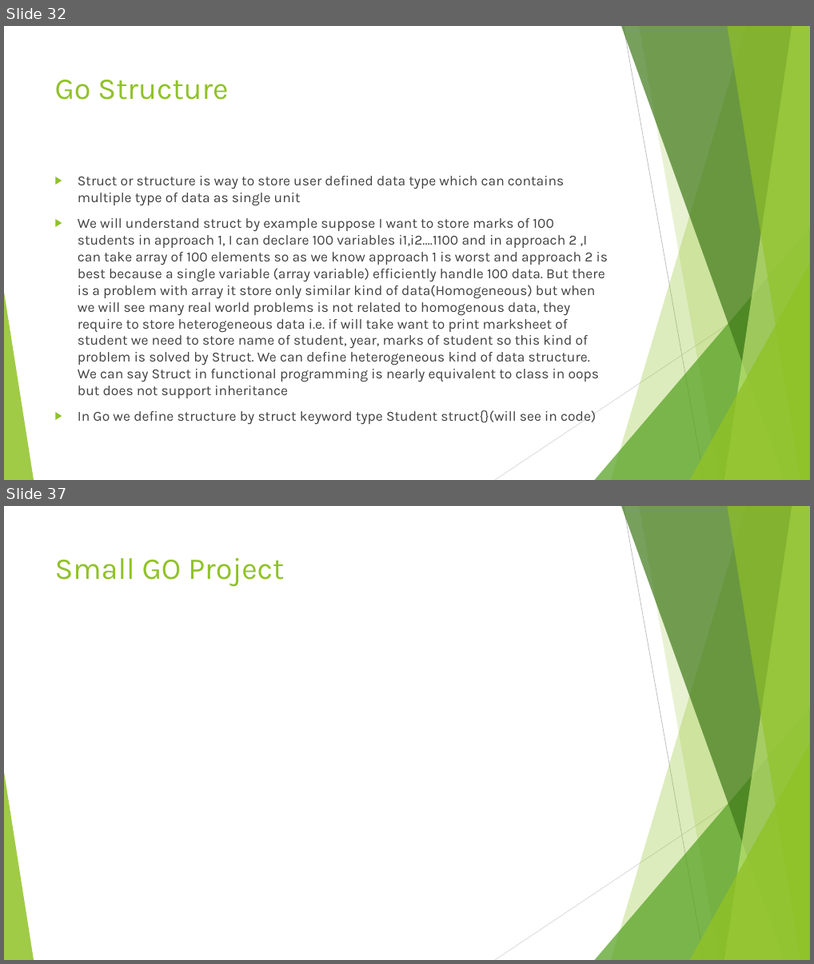
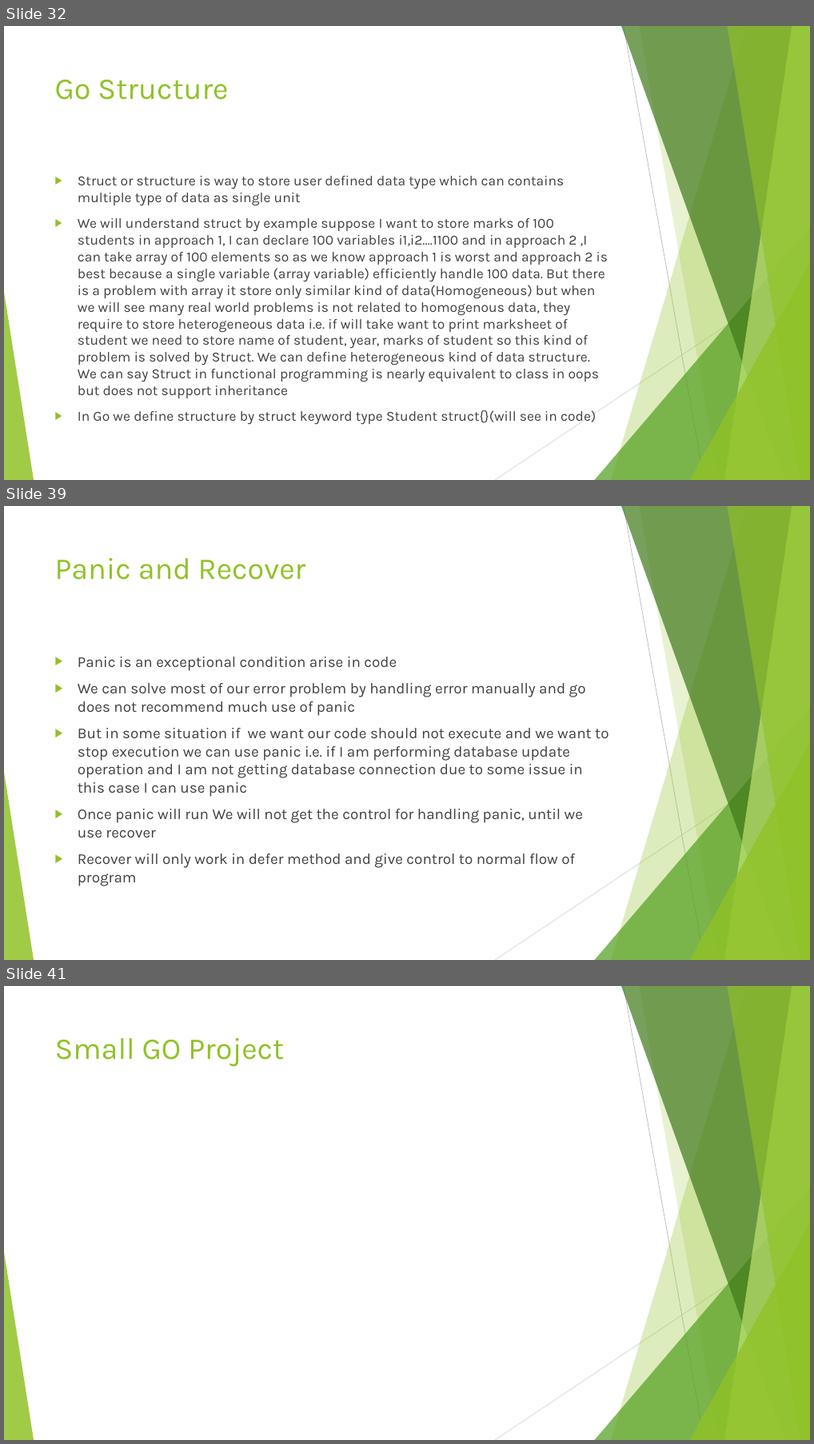
Before and after one commit to vivekdubeydeveloper/goquickstart, a slide deck: goquickstart.pptx. Shown one above the other, each under a label of ours: slides 32 and 37 before the commit, slides 32, 39 and 41 after it; the slides between them are not shown. The pictures are 814x964 and 814x1444 pixels, drawn with LibreOffice and Linux fonts; fonts in the diff are those of the drawing. Boxes give left, top, right and bottom in pixels: in the first picture for what was removed or moved away, otherwise in the second. Text is boxed around its words. In the diff, an @@ line names an element or a change of style, - is before the commit and + after.

```diff
--- a/goquickstart.pptx
+++ b/goquickstart.pptx
@@ slide 39 added at [4,506,810,960], background #FFFFFF; not listed: 10 template elements that a slide beside it also shows @@
@@ title added at [55,558,306,580], 36 pt, text #90C226 @@
+Panic and Recover
@@ text added at [78,656,609,886], 18 pt, text #404040 @@
+▶ Panic is an exceptional condition arise in code
+▶ We can solve most of our error problem by handling error manually and go does not recommend much use of panic
+▶ But in some situation if we want our code should not execute and we want to stop execution we can use panic i.e. if I am performing database update operation and I am not getting database connection due to some issue in this case I can use panic
+▶ Once panic will run We will not get the control for handling panic, until we use recover
+▶ Recover will only work in defer method and give control to normal flow of program
@@ what was slide 37 is now slide 41 @@
```
Also in this commit, not shown: 4 slides changed, 3 other slides added, 13 other files.
